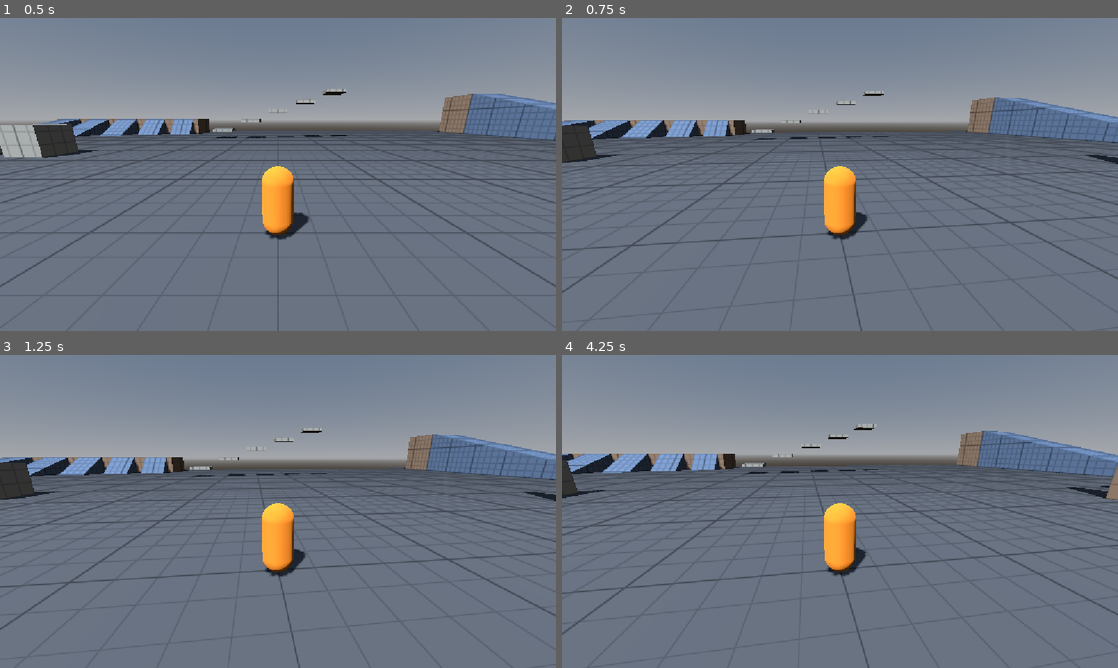
Above: before the commit, frames 1-4 (two rows, left to right).
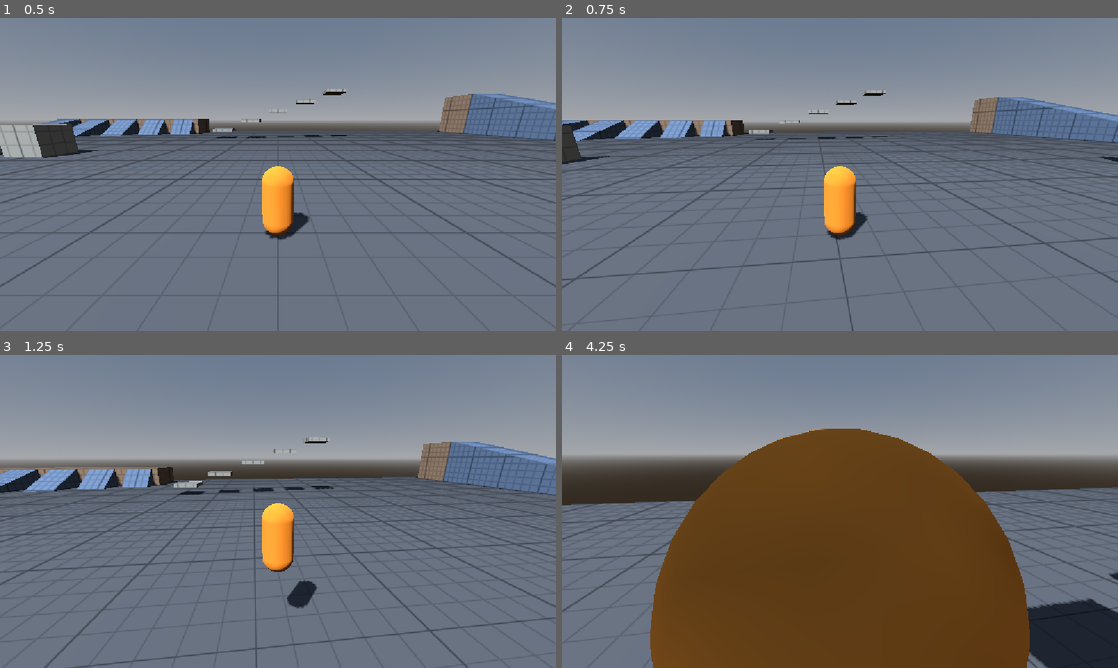
Above: after the commit, the same moments.

Repository: UriBokchoi/BroGuild
Game: Godot game, scene res://levels/test_gym/test_gym.tscn
Same seed, same stepped clock (60 frames per second), same inputs: the game is played once before the commit and once after it.
Inputs (mouse positions are in pixels of both pictures, inside the frame that each line leads up to):
- Up to frame 1 (0.5 s): no input
- Up to frame 2 (0.75 s): tap Enter at 0.5 s; move the mouse to (867, 174) at 0.52 s; hold W (move_forward) from 0.53 s (still down); tap Shift (dash) at 0.6 s; click (867, 174) at 0.67 s
- Up to frame 3 (1.25 s): keep holding W (move_forward); tap Space (jump) at 0.77, 0.8, 1.07 s
- Up to frame 4 (4.25 s): keep holding W (move_forward); move the mouse to (812, 511) at 1.27 s; tap Space (jump) at 1.35, 1.52, 1.82, 2.3, 3.02, 3.32, 3.77, 3.8, 4.07 s; click (812, 511) at 1.42 s; tap Shift (dash) at 1.55, 2.1, 3.05 s; move the mouse to (851, 505) at 2.02 s; click (851, 505) at 2.17 s; move the mouse to (834, 517) at 2.77 s; tap E (interact) at 2.85 s; click (834, 517) at 2.92 s; move the mouse to (878, 514) at 3.52 s; tap Tab (show_stats) at 3.6 s; click (878, 514) at 3.67 s

Frame 1 is identical in both runs. In frame 2, 4.2% of the frame differs, in the area x 0-100%, y 23-100%; in frame 3, 12%; in frame 4, 56%, in the area x 0-100%, y 22-100%.

Commit message:
feat(movement): corre, salta con coyote time y buffer, y controla en el aire
- Dirección pedida relativa a la cámara (CameraRig.get_yaw); Player la
  deja en el contexto cada tick.
- Suelo: acelera hasta run_speed y frena al soltar.
- Aire: control aéreo que no frena el impulso por encima de la carrera;
  coyote time al dejar el suelo sin saltar.
- JumpState: salto desde el suelo o con coyote time; el jump buffer es
  el de la máquina.
- BodyFacing gira el modelo hacia donde se mueve.
- Valores de partida en movement.tres; tests con física real de carrera,
  frenada, altura del salto, buffer al aterrizar y giro.

Co-Authored-By: Claude Opus 5.5 <noreply@anthropic.com>

Diff:
--- a/data/player/movement.tres
+++ b/data/player/movement.tres
@@ -4,8 +4,14 @@
 
 [resource]
 script = ExtResource("1_n2jko")
+run_speed = 9.0
+ground_acceleration = 60.0
+ground_deceleration = 50.0
+turn_speed = 12.566370614359172
 jump_height = 2.0
 jump_time_to_apex = 0.35
 max_fall_speed = 40.0
+coyote_time = 0.12
+air_acceleration = 30.0
 input_buffer_time = 0.12
 action_end_buffer_time = 0.1
--- /dev/null
+++ b/entities/player/body_facing.gd
@@ -0,0 +1,27 @@
+class_name BodyFacing
+extends Node
+## Gira el modelo del personaje hacia donde se mueve. Solo es visual: el cuerpo físico no gira.
+
+## Cuerpo cuya velocidad marca la dirección.
+@export var body: CharacterBody3D
+## Nodo visual que gira (el modelo).
+@export var visual: Node3D
+## Stats de donde sale la velocidad de giro ([code]turn_speed[/code] de MovementData).
+@export var stats: StatsComponent
+## Por debajo de esta velocidad horizontal no gira: se queda mirando a donde estaba.
+@export_range(0.0, 5.0, 0.05, "suffix:m/s") var min_speed: float = 0.5
+
+var _move: MovementData
+
+
+func _ready() -> void:
+	_move = stats.get_resolved(MovementData) as MovementData
+
+
+func _physics_process(delta: float) -> void:
+	var horizontal := Vector2(body.velocity.x, body.velocity.z)
+	if horizontal.length() < min_speed:
+		return
+	# El «delante» de un nodo es −Z: para mirar hacia (x, z), el giro es atan2(−x, −z).
+	var target_yaw := atan2(-horizontal.x, -horizontal.y)
+	visual.rotation.y = rotate_toward(visual.rotation.y, target_yaw, _move.turn_speed * delta)
--- a/entities/player/camera/camera_rig.gd
+++ b/entities/player/camera/camera_rig.gd
@@ -59,6 +59,11 @@
 	_apply_rotation()
 
 
+## Giro horizontal de la cámara en radianes: define el «adelante» del movimiento.
+func get_yaw() -> float:
+	return _yaw
+
+
 func _apply_rotation() -> void:
 	rotation = Vector3(_pitch, _yaw, 0.0)
 
--- a/entities/player/movement_context.gd
+++ b/entities/player/movement_context.gd
@@ -11,3 +11,7 @@
 var ground: State
 ## Estado neutro en el aire, al que vuelven las acciones al terminar.
 var air: State
+## Dirección pedida este tick, en el plano XZ del mundo y relativa a la cámara (longitud 0–1).
+var wish_direction: Vector3 = Vector3.ZERO
+## Segundos que quedan para poder saltar después de dejar el suelo sin saltar (coyote time).
+var coyote_left: float = 0.0
--- a/entities/player/movement_data.gd
+++ b/entities/player/movement_data.gd
@@ -4,6 +4,17 @@
 ## [code]data/player/movement.tres[/code]; aquí todo vale 0 a propósito (ver DECISIONES,
 ## «Valores de datos solo en el .tres»). Cada número es una stat: mejoras y personajes lo
 ## modifican con [StatModifier] por su nombre.
+
+@export_group("Correr")
+## Velocidad de carrera en el suelo.
+@export_range(0.0, 30.0, 0.1, "or_greater", "suffix:m/s") var run_speed: float = 0.0
+## Aceleración hacia la velocidad de carrera mientras pides una dirección.
+@export_range(0.0, 200.0, 0.5, "or_greater", "suffix:m/s²") var ground_acceleration: float = 0.0
+## Frenada en el suelo cuando sueltas la dirección.
+@export_range(0.0, 200.0, 0.5, "or_greater", "suffix:m/s²") var ground_deceleration: float = 0.0
+## Velocidad a la que el modelo se gira hacia donde te mueves (solo visual).
+@export_range(0.0, 3600.0, 1.0, "or_greater", "radians_as_degrees", "suffix:°/s")
+var turn_speed: float = 0.0
 
 @export_group("Salto y gravedad")
 ## Altura del salto. Junto con [member jump_time_to_apex] define también la gravedad.
@@ -12,6 +23,15 @@
 @export_range(0.1, 1.5, 0.01, "or_greater", "suffix:s") var jump_time_to_apex: float = 0.0
 ## Velocidad máxima de caída.
 @export_range(1.0, 100.0, 0.5, "or_greater", "suffix:m/s") var max_fall_speed: float = 0.0
+## Segundos tras dejar el suelo (sin saltar) en los que todavía puedes saltar.
+@export_range(0.0, 0.5, 0.01, "or_greater", "suffix:s") var coyote_time: float = 0.0
+
+@export_group("Aire")
+## Aceleración hacia la dirección pedida en el aire. No frena el impulso que ya llevas por
+## encima de la velocidad de carrera.
+@export_range(0.0, 200.0, 0.5, "or_greater", "suffix:m/s²") var air_acceleration: float = 0.0
+## Frenada en el aire cuando no pides dirección (0 = conservas todo el impulso).
+@export_range(0.0, 200.0, 0.5, "or_greater", "suffix:m/s²") var air_deceleration: float = 0.0
 
 @export_group("Entrada")
 ## Segundos que espera una acción pulsada que aún no puede hacerse (el jump buffer).
--- a/entities/player/player.gd
+++ b/entities/player/player.gd
@@ -4,28 +4,29 @@
 ## Las mecánicas van en sus estados y componentes, nunca aquí (CLAUDE.md, «Nunca»).
 
 @export var stats: StatsComponent
+@export var input: PlayerInput
 @export var movement: StateMachine
 ## Estado neutro en el suelo.
 @export var ground_state: State
 ## Estado neutro en el aire.
 @export var air_state: State
 
-var _move: MovementData
+var _context: MovementContext
 
 
 func _ready() -> void:
-	_move = stats.get_resolved(MovementData) as MovementData
-	var context := MovementContext.new()
-	context.body = self
-	context.move = _move
-	context.ground = ground_state
-	context.air = air_state
-	movement.start(context)
+	_context = MovementContext.new()
+	_context.body = self
+	_context.move = stats.get_resolved(MovementData) as MovementData
+	_context.ground = ground_state
+	_context.air = air_state
+	movement.start(_context)
 
 
 func _physics_process(delta: float) -> void:
+	_context.wish_direction = input.move_direction()
 	# Cada tick, por si una mejora acaba de cambiar estas stats.
-	movement.buffer_time = _move.input_buffer_time
-	movement.committed_end_buffer = _move.action_end_buffer_time
+	movement.buffer_time = _context.move.input_buffer_time
+	movement.committed_end_buffer = _context.move.action_end_buffer_time
 	movement.physics_update(delta)
 	move_and_slide()
--- a/entities/player/player.tscn
+++ b/entities/player/player.tscn
@@ -8,6 +8,8 @@
 [ext_resource type="Script" path="res://core/state_machine/state_machine.gd" id="6_machine"]
 [ext_resource type="Script" path="res://entities/player/states/ground_state.gd" id="7_ground"]
 [ext_resource type="Script" path="res://entities/player/states/air_state.gd" id="8_air"]
+[ext_resource type="Script" path="res://entities/player/states/jump_state.gd" id="9_jump"]
+[ext_resource type="Script" path="res://entities/player/body_facing.gd" id="10_facing"]
 
 [sub_resource type="CapsuleShape3D" id="CapsuleShape3D_body"]
 radius = 0.4
@@ -28,11 +30,12 @@
 material = SubResource("StandardMaterial3D_visor")
 size = Vector3(0.5, 0.15, 0.2)
 
-[node name="Player" type="CharacterBody3D" node_paths=PackedStringArray("stats", "movement", "ground_state", "air_state")]
+[node name="Player" type="CharacterBody3D" node_paths=PackedStringArray("stats", "input", "movement", "ground_state", "air_state")]
 collision_layer = 2
 collision_mask = 1
 script = ExtResource("1_player")
 stats = NodePath("Stats")
+input = NodePath("PlayerInput")
 movement = NodePath("Movement")
 ground_state = NodePath("Movement/Ground")
 air_state = NodePath("Movement/Air")
@@ -53,9 +56,10 @@
 script = ExtResource("3_stats")
 sources = Array[Resource]([ExtResource("4_movement")])
 
-[node name="PlayerInput" type="Node" parent="." node_paths=PackedStringArray("machine")]
+[node name="PlayerInput" type="Node" parent="." node_paths=PackedStringArray("machine", "camera")]
 script = ExtResource("5_input")
 machine = NodePath("../Movement")
+camera = NodePath("../CameraRig")
 
 [node name="Movement" type="Node" parent="." node_paths=PackedStringArray("initial_state")]
 script = ExtResource("6_machine")
@@ -67,5 +71,15 @@
 [node name="Air" type="Node" parent="Movement"]
 script = ExtResource("8_air")
 
+[node name="Jump" type="Node" parent="Movement"]
+script = ExtResource("9_jump")
+trigger_action = &"jump"
+
+[node name="BodyFacing" type="Node" parent="." node_paths=PackedStringArray("body", "visual", "stats")]
+script = ExtResource("10_facing")
+body = NodePath("..")
+visual = NodePath("../Body")
+stats = NodePath("../Stats")
+
 [node name="CameraRig" parent="." node_paths=PackedStringArray("target") instance=ExtResource("2_rig")]
 target = NodePath("..")
--- a/entities/player/player_input.gd
+++ b/entities/player/player_input.gd
@@ -1,13 +1,24 @@
 class_name PlayerInput
 extends Node
-## Convierte las pulsaciones del InputMap en acciones de la máquina de movimiento. Solo escucha
-## las acciones que activan algún estado, así que un estado nuevo con su acción funciona sin
-## tocar este script.
+## Lee el InputMap para el movimiento: convierte las pulsaciones en acciones de la máquina y
+## da la dirección pedida relativa a la cámara. Solo escucha las acciones que activan algún
+## estado, así que un estado nuevo con su acción funciona sin tocar este script.
 
 @export var machine: StateMachine
+## Cámara cuyo giro define el «adelante» del movimiento.
+@export var camera: CameraRig
 
 
 func _unhandled_input(event: InputEvent) -> void:
 	for action: StringName in machine.get_trigger_actions():
 		if event.is_action_pressed(action):
 			machine.request(action)
+
+
+## Dirección pedida en el mundo (plano XZ, longitud 0–1), relativa a hacia dónde mira la cámara.
+func move_direction() -> Vector3:
+	var stick := Input.get_vector(
+		InputActions.MOVE_LEFT, InputActions.MOVE_RIGHT,
+		InputActions.MOVE_FORWARD, InputActions.MOVE_BACK
+	)
+	return Vector3(stick.x, 0.0, stick.y).rotated(Vector3.UP, camera.get_yaw())
--- a/entities/player/states/air_state.gd
+++ b/entities/player/states/air_state.gd
@@ -1,10 +1,13 @@
 class_name AirState
 extends MovementState
-## En el aire sin ninguna acción en curso: cae con la gravedad hasta tocar suelo.
+## En el aire sin ninguna acción en curso: cae con la gravedad, con control aéreo, hasta tocar
+## suelo. Mientras, se agota el coyote time.
 
 
 func physics_update(delta: float) -> void:
 	if ctx.body.is_on_floor():
 		machine.transition_to(ctx.ground)
 		return
+	ctx.coyote_left = maxf(ctx.coyote_left - delta, 0.0)
 	apply_gravity(delta)
+	apply_air_control(delta)
--- a/entities/player/states/ground_state.gd
+++ b/entities/player/states/ground_state.gd
@@ -1,8 +1,14 @@
 class_name GroundState
 extends MovementState
-## En el suelo sin ninguna acción en curso. Si deja de haber suelo, pasa al aire.
+## En el suelo sin ninguna acción en curso: corre hacia la dirección pedida y frena al soltar.
+## Si deja de haber suelo sin haber saltado, pasa al aire con coyote time.
 
 
-func physics_update(_delta: float) -> void:
+func physics_update(delta: float) -> void:
 	if not ctx.body.is_on_floor():
+		ctx.coyote_left = ctx.move.coyote_time
 		machine.transition_to(ctx.air)
+		return
+	var wants_to_move := ctx.wish_direction != Vector3.ZERO
+	var rate := ctx.move.ground_acceleration if wants_to_move else ctx.move.ground_deceleration
+	accelerate_horizontal(ctx.wish_direction * ctx.move.run_speed, rate, delta)
--- /dev/null
+++ b/entities/player/states/jump_state.gd
@@ -0,0 +1,17 @@
+class_name JumpState
+extends MovementState
+## Salto desde el suelo o justo después de dejarlo (coyote time). Da el impulso al entrar y
+## pasa al aire en el mismo tick, así que no es una acción con duración.
+
+
+func can_enter() -> bool:
+	return ctx.body.is_on_floor() or ctx.coyote_left > 0.0
+
+
+func enter(_previous: State) -> void:
+	ctx.coyote_left = 0.0
+	ctx.body.velocity.y = ctx.move.jump_velocity()
+
+
+func physics_update(_delta: float) -> void:
+	machine.transition_to(ctx.air)
--- a/entities/player/states/movement_state.gd
+++ b/entities/player/states/movement_state.gd
@@ -20,3 +20,25 @@
 func apply_gravity(delta: float) -> void:
 	var fall := ctx.body.velocity.y - ctx.move.gravity() * delta
 	ctx.body.velocity.y = maxf(fall, -ctx.move.max_fall_speed)
+
+
+## Control en el aire: acelera hacia la dirección pedida sin frenar el impulso que ya se lleva
+## por encima de la velocidad de carrera. Sin dirección, frena con [code]air_deceleration[/code].
+func apply_air_control(delta: float) -> void:
+	var wish := ctx.wish_direction
+	if wish == Vector3.ZERO:
+		accelerate_horizontal(Vector3.ZERO, ctx.move.air_deceleration, delta)
+		return
+	var speed := maxf(ctx.move.run_speed, horizontal_speed())
+	accelerate_horizontal(wish * speed, ctx.move.air_acceleration, delta)
+
+
+## Lleva la velocidad horizontal hacia [param target] a [param rate] m/s², sin tocar la vertical.
+func accelerate_horizontal(target: Vector3, rate: float, delta: float) -> void:
+	var velocity := ctx.body.velocity
+	var horizontal := Vector3(velocity.x, 0.0, velocity.z).move_toward(target, rate * delta)
+	ctx.body.velocity = Vector3(horizontal.x, velocity.y, horizontal.z)
+
+
+func horizontal_speed() -> float:
+	return Vector2(ctx.body.velocity.x, ctx.body.velocity.z).length()
--- /dev/null
+++ b/tests/integration/entities/player/test_player_movement.gd
@@ -0,0 +1,87 @@
+extends GutTest
+## Movimiento del jugador con física real: correr, frenar, saltar, jump buffer y giro del modelo.
+
+const PlayerScene := preload("res://entities/player/player.tscn")
+const SETTLE_FRAMES := 5
+
+var _player: Player
+var _move: MovementData
+
+
+func before_each() -> void:
+	_add_ground()
+	_player = PlayerScene.instantiate() as Player
+	add_child_autofree(_player)
+	_move = _player.stats.get_resolved(MovementData) as MovementData
+
+
+func after_each() -> void:
+	for action: StringName in [
+		InputActions.MOVE_FORWARD, InputActions.MOVE_BACK,
+		InputActions.MOVE_LEFT, InputActions.MOVE_RIGHT,
+	]:
+		Input.action_release(action)
+
+
+func test_runs_forward_up_to_run_speed() -> void:
+	await wait_physics_frames(SETTLE_FRAMES)
+	Input.action_press(InputActions.MOVE_FORWARD)
+	await wait_physics_frames(30)
+	var velocity := _player.velocity
+	assert_almost_eq(Vector2(velocity.x, velocity.z).length(), _move.run_speed, 0.01)
+	assert_lt(velocity.z, 0.0, "adelante es −Z con la cámara sin girar")
+
+
+func test_stops_after_releasing() -> void:
+	await wait_physics_frames(SETTLE_FRAMES)
+	Input.action_press(InputActions.MOVE_FORWARD)
+	await wait_physics_frames(30)
+	Input.action_release(InputActions.MOVE_FORWARD)
+	await wait_physics_frames(30)
+	assert_almost_eq(_player.velocity.length(), 0.0, 0.01)
+
+
+func test_jump_reaches_about_the_jump_height_and_lands() -> void:
+	await wait_physics_frames(SETTLE_FRAMES)
+	_player.movement.request(InputActions.JUMP)
+	assert_almost_eq(await _highest_point_in(40), _move.jump_height, 0.15)
+	await wait_physics_frames(20)
+	assert_same(_player.movement.current, _player.ground_state, "vuelve al suelo")
+
+
+func test_jump_pressed_just_before_landing_happens_on_landing() -> void:
+	_player.global_position = Vector3(0.0, 1.0, 0.0)
+	# Cayendo desde 1 m toca suelo hacia el tick 15: se pulsa unos 4 ticks antes.
+	await wait_physics_frames(11)
+	assert_false(_player.is_on_floor(), "se pulsa todavía en el aire")
+	_player.movement.request(InputActions.JUMP)
+	assert_gt(await _highest_point_in(40), 1.5, "saltó al aterrizar")
+
+
+func test_model_turns_towards_where_it_moves() -> void:
+	await wait_physics_frames(SETTLE_FRAMES)
+	Input.action_press(InputActions.MOVE_RIGHT)
+	await wait_physics_frames(30)
+	var model := _player.get_node(^"Body") as Node3D
+	assert_almost_eq(model.rotation.y, -PI / 2.0, 0.01, "mirando hacia +X")
+
+
+## Altura máxima que alcanza el jugador durante los próximos [param frames] ticks.
+func _highest_point_in(frames: int) -> float:
+	var highest := _player.global_position.y
+	for _frame: int in frames:
+		await wait_physics_frames(1)
+		highest = maxf(highest, _player.global_position.y)
+	return highest
+
+
+func _add_ground() -> void:
+	var ground := StaticBody3D.new()
+	ground.collision_layer = PhysicsLayers.mask(PhysicsLayers.WORLD)
+	var box := BoxShape3D.new()
+	box.size = Vector3(40.0, 1.0, 40.0)
+	var shape := CollisionShape3D.new()
+	shape.shape = box
+	shape.position = Vector3(0.0, -0.5, 0.0)
+	ground.add_child(shape)
+	add_child_autofree(ground)
--- /dev/null
+++ b/tests/unit/entities/player/states/test_ground_state.gd
@@ -0,0 +1,25 @@
+extends GutTest
+## GroundState: al quedarse sin suelo pasa al aire con coyote time.
+
+const COYOTE_TIME := 0.1
+
+
+func test_leaving_the_floor_starts_coyote_time() -> void:
+	var move := MovementData.new()
+	move.coyote_time = COYOTE_TIME
+	var machine := StateMachine.new()
+	add_child_autofree(machine)
+	var ground := GroundState.new()
+	var air := AirState.new()
+	machine.add_child(ground)
+	machine.add_child(air)
+	machine.initial_state = ground
+	var context := MovementContext.new()
+	context.body = autofree(CharacterBody3D.new())
+	context.move = move
+	context.ground = ground
+	context.air = air
+	machine.start(context)
+	machine.physics_update(1.0 / 60.0)
+	assert_same(machine.current, air, "un cuerpo fuera del árbol no tiene suelo")
+	assert_eq(context.coyote_left, COYOTE_TIME)
--- /dev/null
+++ b/tests/unit/entities/player/states/test_jump_state.gd
@@ -0,0 +1,34 @@
+extends GutTest
+## JumpState: cuándo se puede saltar (suelo o coyote time) y qué impulso da.
+
+var _body: CharacterBody3D
+var _context: MovementContext
+var _jump: JumpState
+
+
+func before_each() -> void:
+	var move := MovementData.new()
+	move.jump_height = 2.0
+	move.jump_time_to_apex = 0.5
+	_body = autofree(CharacterBody3D.new())
+	_context = MovementContext.new()
+	_context.body = _body
+	_context.move = move
+	_jump = autofree(JumpState.new())
+	_jump.setup(_context)
+
+
+func test_cannot_jump_in_the_air_without_coyote_time() -> void:
+	assert_false(_jump.can_enter(), "un cuerpo fuera del árbol nunca está en el suelo")
+
+
+func test_can_jump_during_coyote_time() -> void:
+	_context.coyote_left = 0.05
+	assert_true(_jump.can_enter())
+
+
+func test_jumping_gives_the_jump_velocity_and_spends_coyote_time() -> void:
+	_context.coyote_left = 0.05
+	_jump.enter(null)
+	assert_almost_eq(_body.velocity.y, 8.0, 1e-9, "2 × 2 m / 0,5 s")
+	assert_eq(_context.coyote_left, 0.0)
--- a/tests/unit/entities/player/states/test_movement_state.gd
+++ b/tests/unit/entities/player/states/test_movement_state.gd
@@ -1,9 +1,13 @@
 extends GutTest
-## Utilidades comunes de los estados de movimiento (probadas a través de AirState).
+## Utilidades comunes de los estados de movimiento (probadas a través de AirState): gravedad
+## con tope de caída y control aéreo que conserva el impulso.
 
 const TICK := 1.0 / 60.0
+const RUN_SPEED := 9.0
+const AIR_ACCELERATION := 30.0
 
 var _body: CharacterBody3D
+var _context: MovementContext
 var _state: AirState
 
 
@@ -12,12 +16,14 @@
 	move.jump_height = 2.0
 	move.jump_time_to_apex = 0.5
 	move.max_fall_speed = 10.0
+	move.run_speed = RUN_SPEED
+	move.air_acceleration = AIR_ACCELERATION
 	_body = autofree(CharacterBody3D.new())
-	var context := MovementContext.new()
-	context.body = _body
-	context.move = move
+	_context = MovementContext.new()
+	_context.body = _body
+	_context.move = move
 	_state = autofree(AirState.new())
-	_state.setup(context)
+	_state.setup(_context)
 
 
 func test_gravity_accelerates_the_fall() -> void:
@@ -29,3 +35,32 @@
 	for _tick: int in 120:
 		_state.apply_gravity(TICK)
 	assert_almost_eq(_body.velocity.y, -10.0, 1e-6)
+
+
+func test_air_control_accelerates_towards_the_wish_direction() -> void:
+	_context.wish_direction = Vector3.RIGHT
+	_state.apply_air_control(TICK)
+	assert_almost_eq(_body.velocity.x, AIR_ACCELERATION * TICK, 1e-6)
+
+
+func test_air_control_keeps_momentum_above_run_speed() -> void:
+	_body.velocity = Vector3(15.0, 0.0, 0.0)
+	_context.wish_direction = Vector3.RIGHT
+	_state.apply_air_control(TICK)
+	assert_almost_eq(_state.horizontal_speed(), 15.0, 1e-6, "no frena el impulso del dash")
+
+
+func test_pressing_backwards_in_the_air_brakes() -> void:
+	_body.velocity = Vector3(15.0, 0.0, 0.0)
+	_context.wish_direction = Vector3.LEFT
+	_state.apply_air_control(TICK)
+	assert_almost_eq(_body.velocity.x, 15.0 - AIR_ACCELERATION * TICK, 1e-6)
+
+
+func test_without_input_only_air_deceleration_slows_down() -> void:
+	_body.velocity = Vector3(15.0, 0.0, 0.0)
+	_state.apply_air_control(TICK)
+	assert_almost_eq(_body.velocity.x, 15.0, 1e-6, "sin frenada en el aire, se conserva")
+	_context.move.air_deceleration = 6.0
+	_state.apply_air_control(TICK)
+	assert_almost_eq(_body.velocity.x, 15.0 - 6.0 * TICK, 1e-6)
Not shown, added: entities/player/body_facing.gd.uid
Not shown, added: entities/player/states/jump_state.gd.uid
Not shown, added: tests/integration/entities/player/test_player_movement.gd.uid
Not shown, added: tests/unit/entities/player/states/test_ground_state.gd.uid
Not shown, added: tests/unit/entities/player/states/test_jump_state.gd.uid
